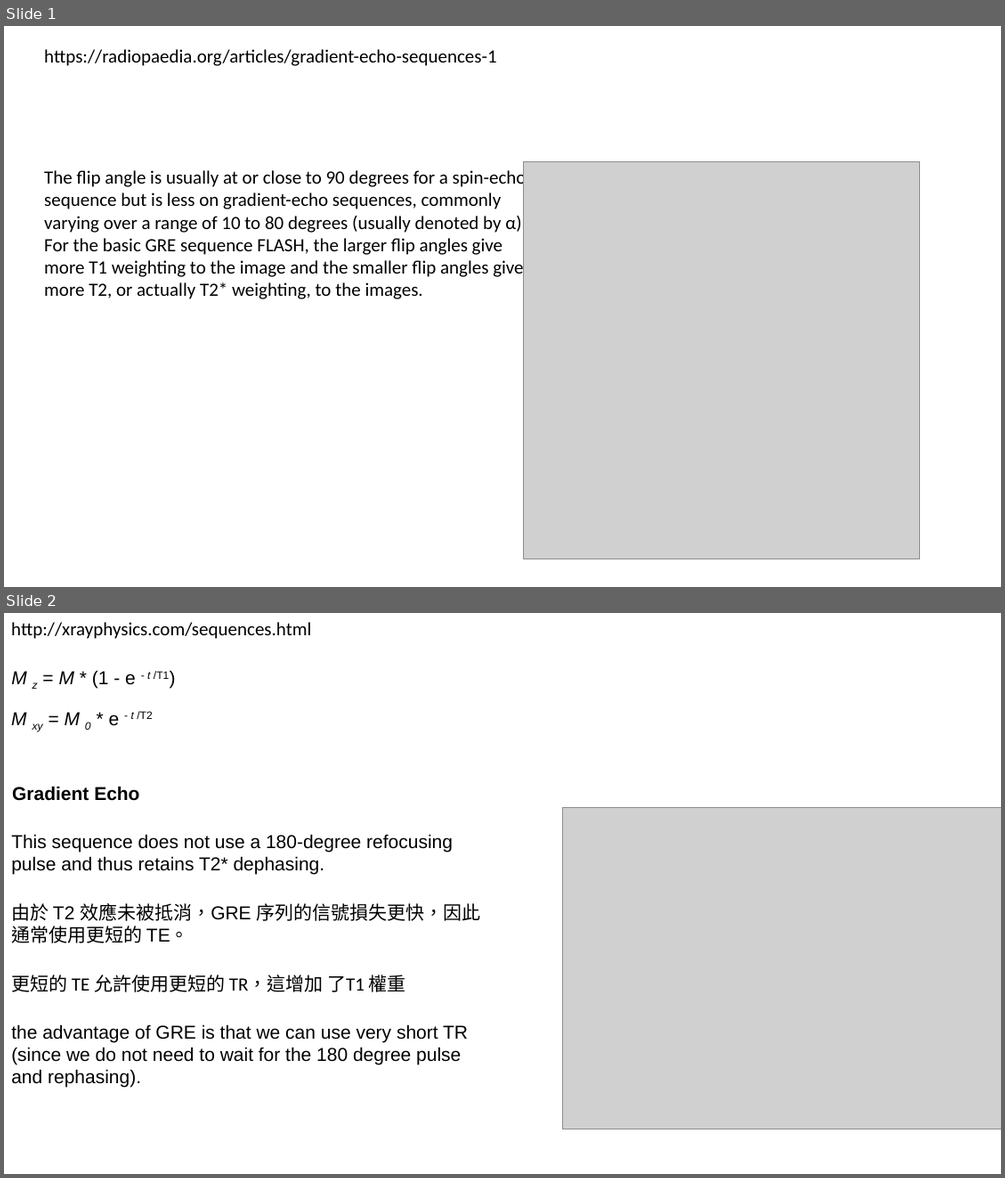
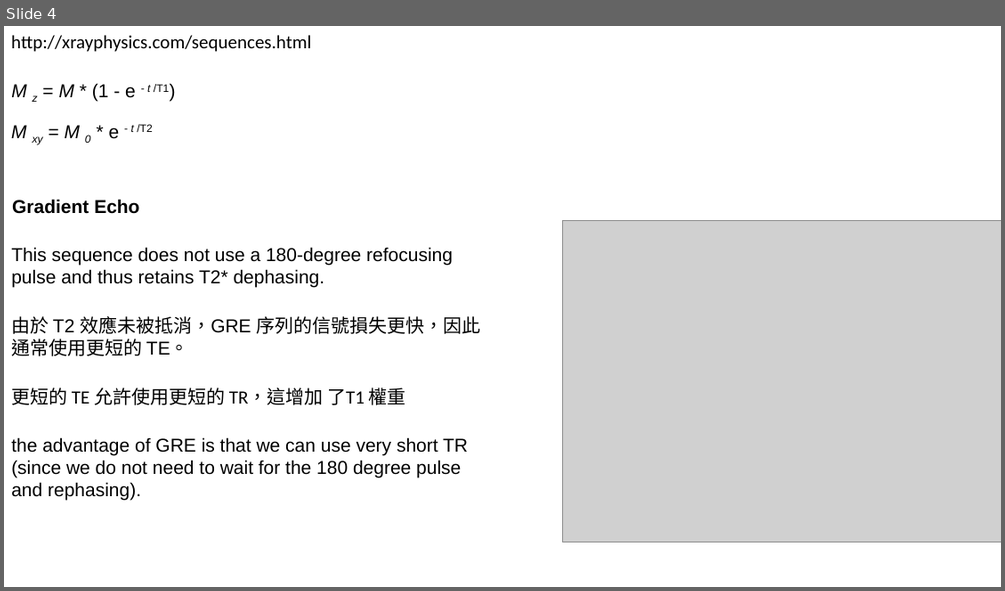
Before and after one commit to DanielHo-BS/MRI, a slide deck: FLASH_HW2/HW2.pptx. Shown one above the other, each under a label of ours: slides 1 and 2 before the commit, slide 4 after it. The pictures are 1005x1178 and 1005x591 pixels, drawn with LibreOffice and Linux fonts; fonts in the diff are those of the drawing; grey boxes stand for pictures. Boxes give left, top, right and bottom in pixels: in the first picture for what was removed or moved away, otherwise in the second. Text is boxed around its words. In the diff, an @@ line names an element or a change of style, - is before the commit and + after.

```diff
--- a/FLASH_HW2/HW2.pptx
+++ b/FLASH_HW2/HW2.pptx
@@ slide 1 removed at bbox=[4, 26, 1001, 587], background #FFFFFF @@
@@ text removed at bbox=[44, 49, 496, 66] @@
-https://radiopaedia.org/articles/gradient-echo-sequences-1
@@ text removed at bbox=[44, 168, 526, 299] @@
-The flip angle is usually at or close to 90 degrees for a spin-echo sequence but is less on gradient-echo sequences, commonly varying over a range of 10 to 80 degrees (usually denoted by α). For the basic GRE sequence FLASH, the larger flip angles give more T1 weighting to the image and the smaller flip angles give more T2, or actually T2* weighting, to the images.
@@ picture removed at bbox=[524, 162, 920, 558] @@
@@ what was slide 2 is now slide 4 @@
```
Also in this commit, not shown: 1 slide changed, 8 slides added, 2 other files.
